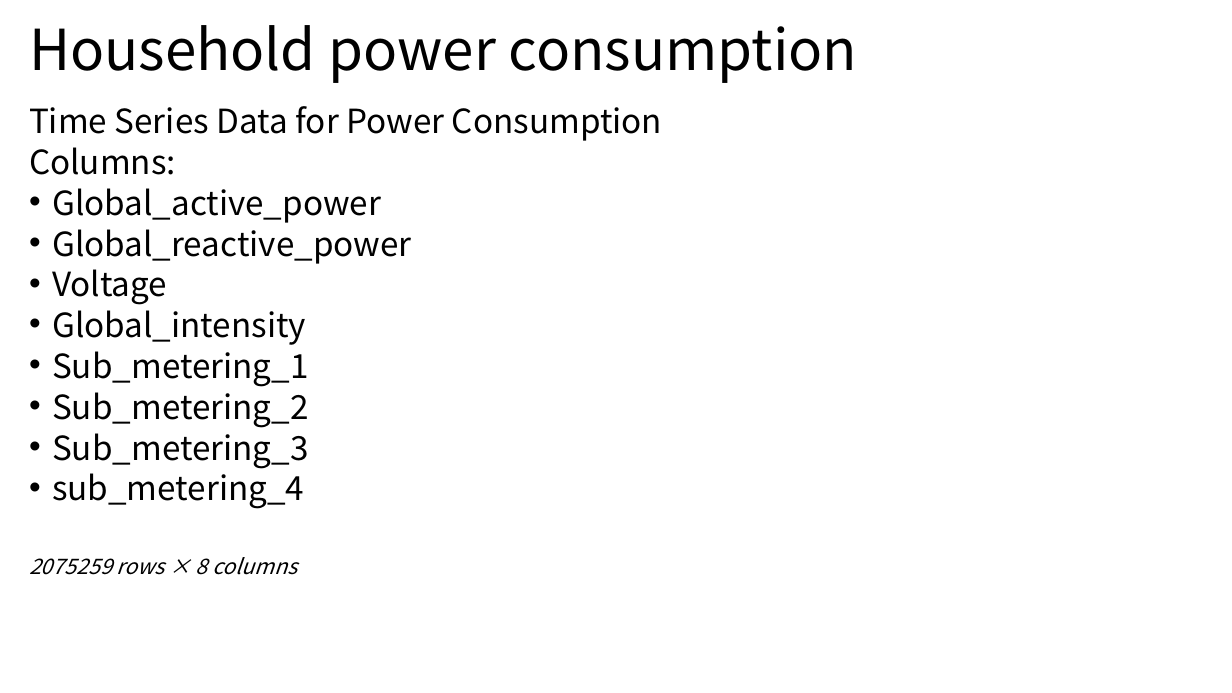
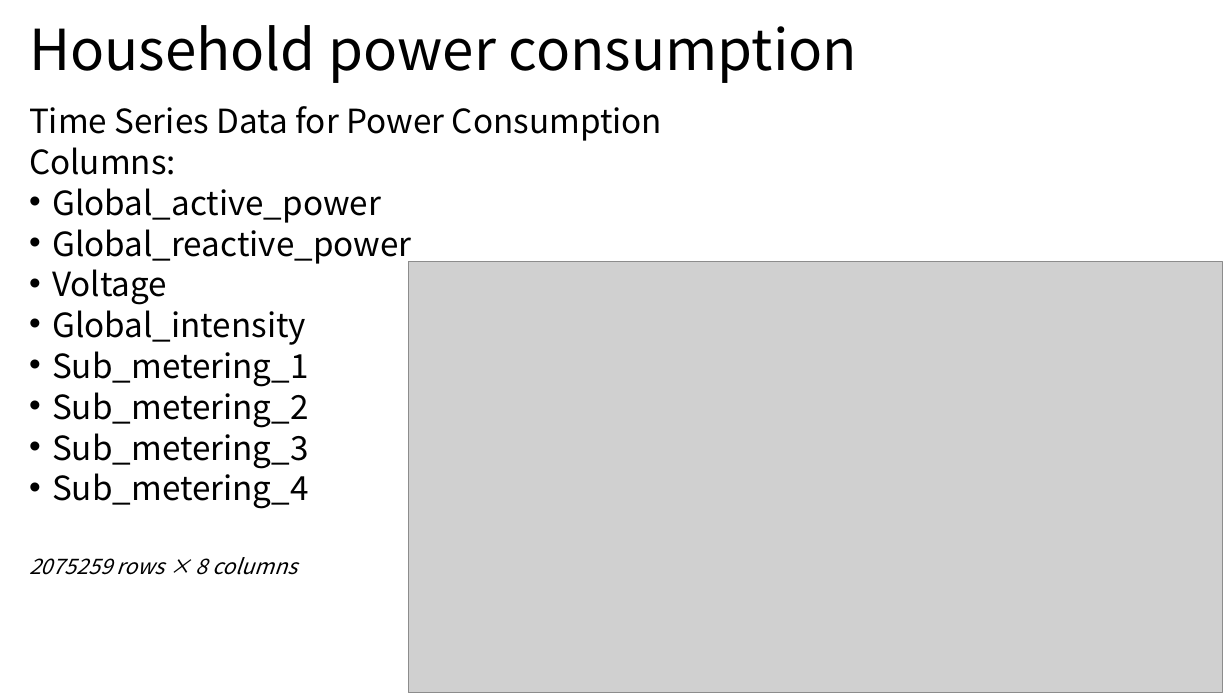
Before and after one commit to gitwetguy/Household_power_prediction, a slide deck: slide 2 of Household_power_prediction.pptx. Drawn at 1232x693 pixels with LibreOffice and Linux fonts; fonts in the diff are those of the drawing; grey boxes stand for pictures. Boxes give left, top, right and bottom in pixels: in the first picture for what was removed or moved away, otherwise in the second. Text is boxed around its words. In the diff, an @@ line names an element or a change of style, - is before the commit and + after.

```diff
--- a/Household_power_prediction.pptx
+++ b/Household_power_prediction.pptx
@@ picture added at (x1=409, y1=262, x2=1223, y2=693) @@
@@ text at (x1=52, y1=466, x2=309, y2=509): text changed @@
-• sub_metering_4
+• Sub_metering_4
```
Also in this commit, not shown: 14 slides added.
